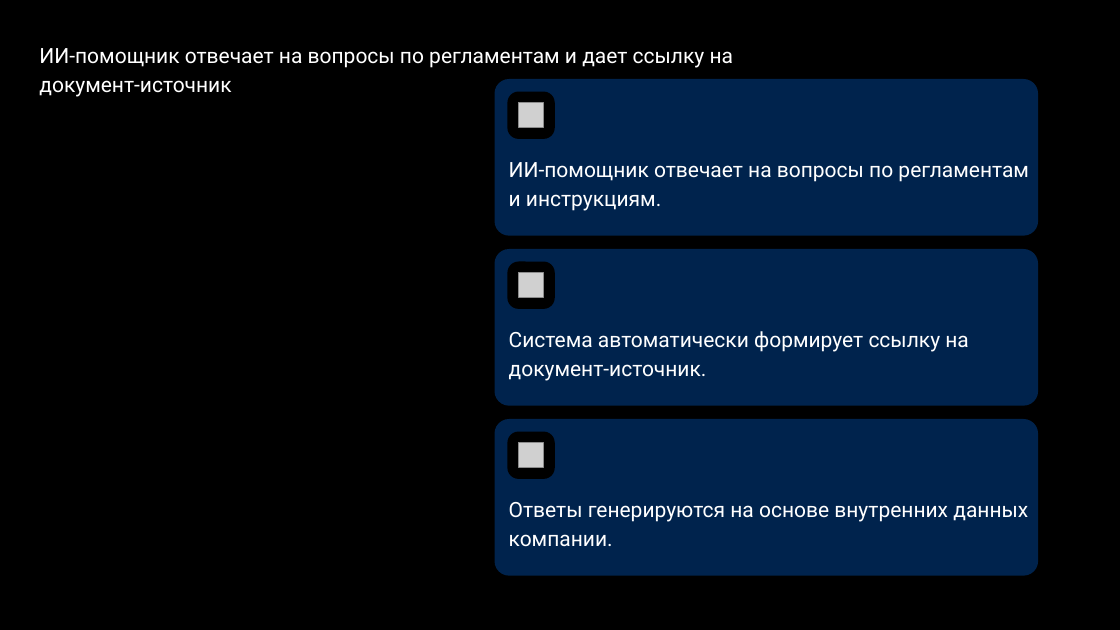
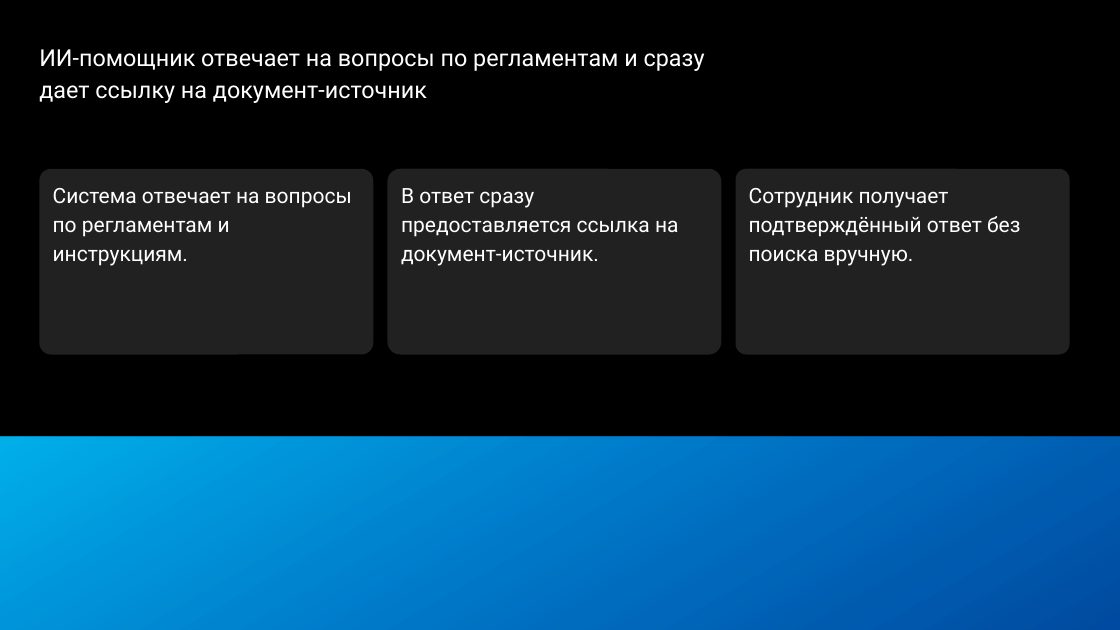
Before and after one commit to temurysega/lct_vk, a slide deck: slide 4 of deliverables/vk-workspace-columns.pptx. Drawn at 1120x630 pixels with LibreOffice and Linux fonts; fonts in the diff are those of the drawing; grey boxes stand for pictures; background and template pictures are left out. Boxes give left, top, right and bottom in pixels: in the first picture for what was removed or moved away, otherwise in the second. Text is boxed around its words. In the diff, an @@ line names an element or a change of style, - is before the commit and + after.

```diff
--- a/deliverables/vk-workspace-columns.pptx
+++ b/deliverables/vk-workspace-columns.pptx
@@ title at (x1=39, y1=49, x2=705, y2=103): text changed; size 18 to 20 pt @@
-ИИ-помощник отвечает на вопросы по регламентам и дает ссылку на документ-источник
+ИИ-помощник отвечает на вопросы по регламентам и сразу дает ссылку на документ-источник
@@ rectangle added at (x1=989, y1=56, x2=1043, y2=87), fill #000000 @@
@@ rounded rectangle removed at (x1=507, y1=92, x2=555, y2=139) @@
@@ picture removed at (x1=519, y1=103, x2=544, y2=127) @@
@@ rounded rectangle "Система отвечает на вопросы по ..." resized from (x1=495, y1=79, x2=1038, y2=236) to (x1=39, y1=169, x2=374, y2=355) @@
@@ rounded rectangle "Система отвечает на вопросы по ..." at (x1=39, y1=169, x2=374, y2=355): fill #0077FF at 30% opacity to #212121; proportions changed @@
@@ rounded rectangle added at (x1=387, y1=169, x2=722, y2=355), fill #212121, 18 pt, text #FFFFFF @@
+В ответ сразу предоставляется ссылка на документ-источник.
@@ rounded rectangle added at (x1=736, y1=169, x2=1070, y2=355), fill #212121, 18 pt, text #FFFFFF @@
+Сотрудник получает подтверждённый ответ без поиска вручную.
@@ text in rounded rectangle at (x1=53, y1=188, x2=352, y2=266): text changed @@
-ИИ-помощник отвечает на вопросы по регламентам и инструкциям.
+Система отвечает на вопросы по регламентам и инструкциям.
@@ rounded rectangle removed at (x1=495, y1=249, x2=1038, y2=406) @@
-Система автоматически формирует ссылку на документ-источник.
@@ rounded rectangle removed at (x1=507, y1=261, x2=555, y2=308) @@
@@ picture removed at (x1=519, y1=273, x2=544, y2=297) @@
@@ rounded rectangle removed at (x1=495, y1=419, x2=1038, y2=576) @@
-Ответы генерируются на основе внутренних данных компании.
@@ rectangle added at (x1=0, y1=436, x2=1120, y2=630), fill gradient #0077FF to #00AEE8 @@
@@ rounded rectangle removed at (x1=507, y1=432, x2=555, y2=479) @@
@@ picture removed at (x1=519, y1=443, x2=544, y2=467) @@
```
Also in this commit, not shown: 7 other slides changed, 4 slides added, 4 slides removed, 39 other files.
